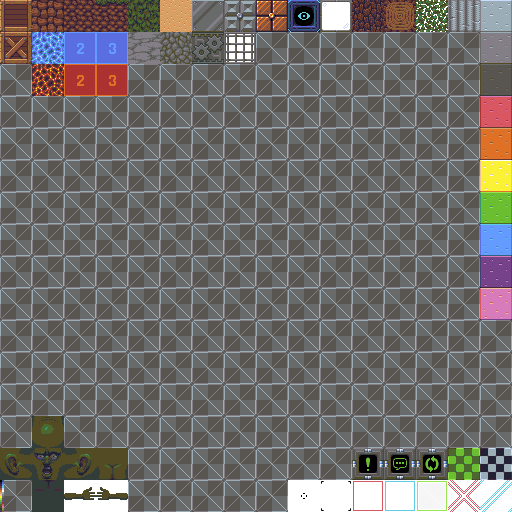
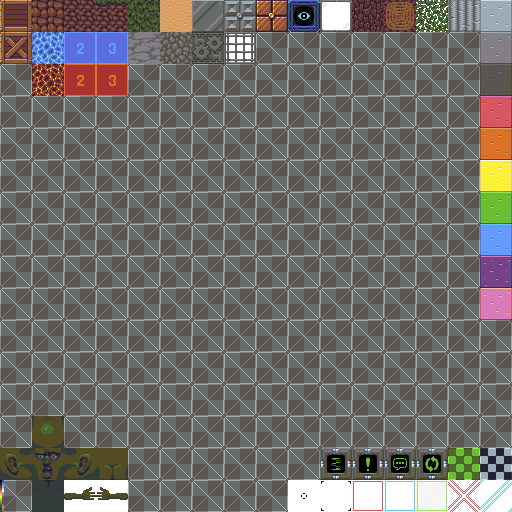
Layered file, before and after one edit (w=512, h=512). Changes by layer:
added layer "Bounce_Block" in group "Zones" over [320, 448, 352, 480]
